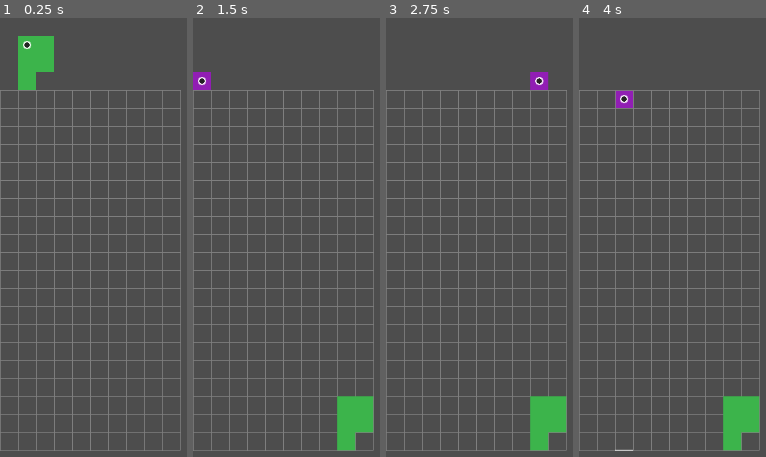
Above: before the commit, frames 1-4 (left to right).
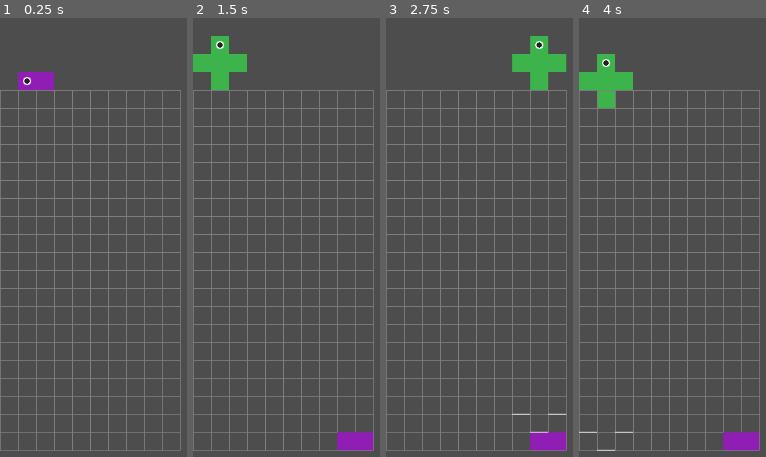
Above: after the commit, the same moments.

Repository: michaellawson96/Polyomino
Game: Godot game, scene res://scenes/Main.tscn
The game is run twice, just before and just after one commit, with the same random seed, the same clock (stepped at 60 frames per second) and the same inputs.
Inputs:
- Up to frame 1 (0.25 s): no input
- Up to frame 2 (1.5 s): hold Right (ui_right) 0.53-1.28 s; hold C (flip_h) 0.53-1.28 s; hold Down (ui_down) from 1.28 s (still down); tap Space (hard_drop) at 1.35 s
- Up to frame 3 (2.75 s): release Down (ui_down) at 2.03 s; hold Right (ui_right) from 2.03 s (still down); hold V (origin_next) from 2.03 s (still down)
- Up to frame 4 (4 s): release V (origin_next) at 2.78 s; tap Z (rotate_ccw) at 2.85 s; release Right (ui_right) at 3.53 s; hold Left (ui_left) from 3.53 s (still down); hold X (rotate_cw) from 3.53 s (still down)

The runs differ from the first frame. In frame 1, 2.4% of the frame differs, in the area x 9-29%, y 4-17%; in frame 2, 4.8%; in frame 3, 4.5%; in frame 4, 4.9%, in the area x 0-97%, y 8-99%.

Commit message:
PTP5 Step 2: Live Bag Reconfiguration

Diff:
--- a/project.godot
+++ b/project.godot
@@ -18,6 +18,7 @@
 [autoload]
 
 Score="*res://scripts/Score.gd"
+DevBag="*res://scripts/DevBag.gd"
 
 [input]
 
@@ -51,3 +52,13 @@
 "events": [Object(InputEventKey,"resource_local_to_scene":false,"resource_name":"","device":-1,"window_id":0,"alt_press …(182 unchanged characters)…
 ]
 }
+ui_bag_set_a={
+"deadzone": 0.5,
+"events": [Object(InputEventKey,"resource_local_to_scene":false,"resource_name":"","device":-1,"window_id":0,"alt_pressed":false,"shift_pressed":false,"ctrl_pressed":false,"meta_pressed":false,"pressed":false,"keycode":0,"physical_keycode":4194342,"key_label":0,"unicode":0,"echo":false,"script":null)
+]
+}
+ui_bag_set_b={
+"deadzone": 0.5,
+"events": [Object(InputEventKey,"resource_local_to_scene":false,"resource_name":"","device":-1,"window_id":0,"alt_pressed":false,"shift_pressed":false,"ctrl_pressed":false,"meta_pressed":false,"pressed":false,"keycode":0,"physical_keycode":4194343,"key_label":0,"unicode":0,"echo":false,"script":null)
+]
+}
--- a/scripts/Board.gd
+++ b/scripts/Board.gd
@@ -5,6 +5,8 @@
 
 const POLY_DATA := preload("res://scripts/PolyominoData.gd")
 const GhostOutline := preload("res://scripts/GhostOutline.gd")
+const BagService:=preload("res://scripts/BagService.gd")
+
 
 @export_range(1, 100) var board_width: int = 10:
 	set(value):
@@ -52,17 +54,25 @@
 var _hold_dir: int = 0
 var _hold_timer_ms: int = -1
 var _next_piece_id: int = 1
+var bag:BagService
+var _pending_bag_ids:Array[String]=[]
+var _pending_bag_seed:int=0
+
 var ghost_overlay: GhostOutline
 
 func _ready():
 	if Engine.is_editor_hint():
 		return
+	add_to_group("board")
 	if inactive_container == null:
 		inactive_container = Node2D.new()
 		inactive_container.name = "InactiveContainer"
 		add_child(inactive_container)
 	_rng.randomize()
-	_spawn_from_id(_pick_random_id())
+	add_to_group("board")
+	bag=BagService.new()
+	bag.setup(_all_shape_ids(),0)
+	_spawn_from_id(_bag_next())
 	_refresh_overlay()
 	ghost_overlay = GhostOutline.new()
 	add_child(ghost_overlay)
@@ -158,7 +168,7 @@
 				_snap_piece_to_top_lane(piece)
 				_fully_on_grid_once = true
 				if _precreated_next_id == "":
-					_precreated_next_id = _pick_random_id()
+					_precreated_next_id = _bag_next()
 			return
 		if _can_step_right_in_top_lane(piece):
 			piece.grid_position.x += 1
@@ -174,7 +184,7 @@
 	_hold_dir = 0
 	_hold_timer_ms = -1
 	if _precreated_next_id == "":
-		_precreated_next_id = _pick_random_id()
+		_precreated_next_id = _bag_next()
 
 func _step_fall(dir: int) -> void:
 	for piece in get_polyomino_children():
@@ -448,7 +458,15 @@
 		_occupied[c] = b
 	if is_instance_valid(piece):
 		piece.queue_free()
-	var next_id := _precreated_next_id if _precreated_next_id != "" else _pick_random_id()
+	var next_id: String
+	if _pending_bag_ids.size() > 0:
+		bag.setup(_pending_bag_ids, _pending_bag_seed)
+		_pending_bag_ids = []
+		_pending_bag_seed = 0
+		_precreated_next_id = ""
+		next_id = _bag_next()
+	else:
+		next_id = _precreated_next_id if _precreated_next_id != "" else _bag_next()
 	_precreated_next_id = ""
 	_start_line_clear_if_needed(next_id)
 
@@ -592,3 +610,13 @@
 			if blk != null and is_instance_valid(blk):
 				blk.position = (Vector2(to) * cell_size).floor()
 				blk.set_grid_cell(to)
+
+func _bag_next() -> String:
+	var nxt: Variant = bag.next()
+	if nxt == null:
+		return default_spawn_id
+	return String(nxt)
+
+func reconfigure_bag(ids:Array[String],seed:int=0)->void:
+	_pending_bag_ids=ids.duplicate(true)
+	_pending_bag_seed=seed
--- /dev/null
+++ b/scripts/DevBag.gd
@@ -0,0 +1,15 @@
+extends Node
+
+var set_a: Array[String] = ["M1"]
+var set_b: Array[String] = ["L3"]
+
+func _unhandled_input(e:InputEvent)->void:
+	if e.is_action_pressed("ui_bag_set_a"):
+		_apply(set_a,42)
+	if e.is_action_pressed("ui_bag_set_b"):
+		_apply(set_b,77)
+
+func _apply(ids:Array[String],seed:int)->void:
+	var b:=get_tree().get_first_node_in_group("board")
+	if b!=null and b.has_method("reconfigure_bag"):
+		b.reconfigure_bag(ids,seed)
